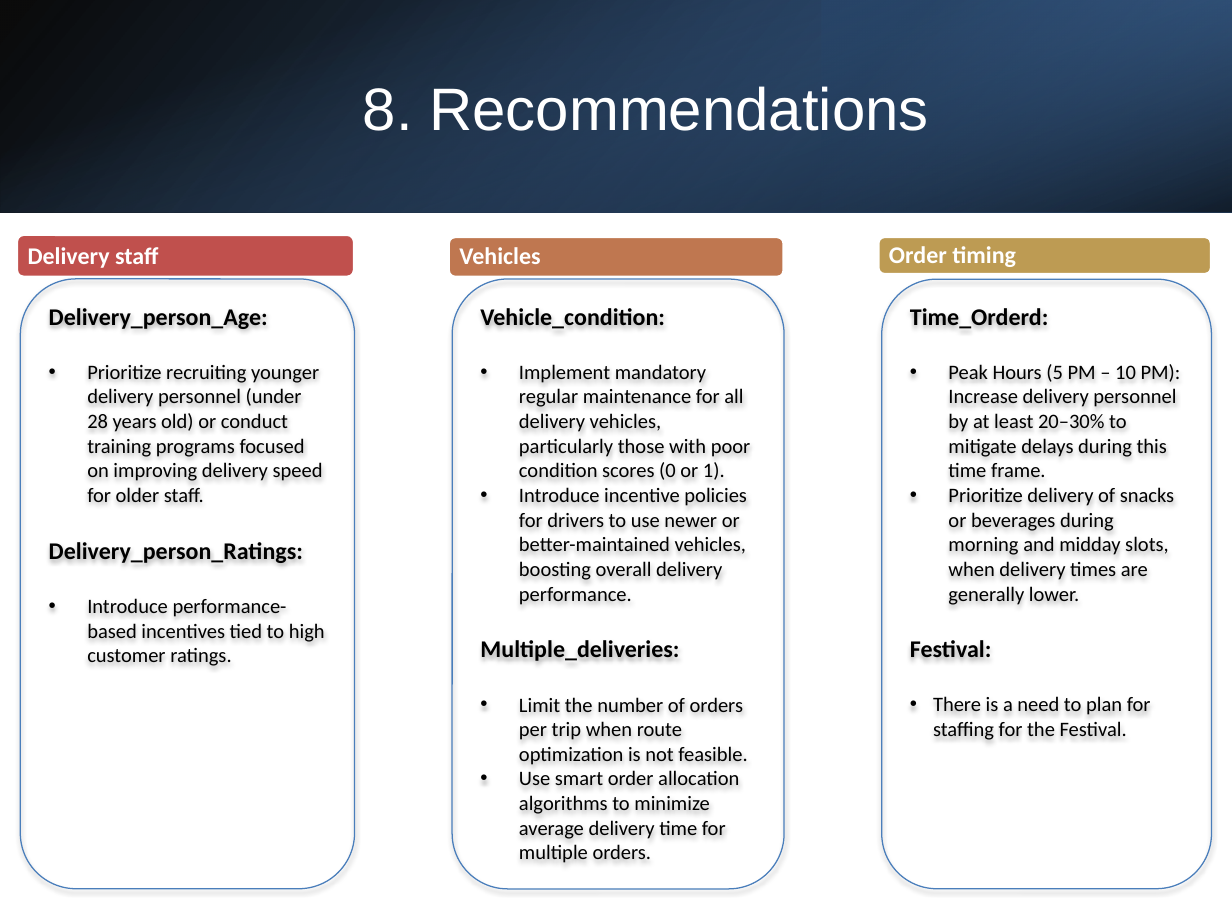
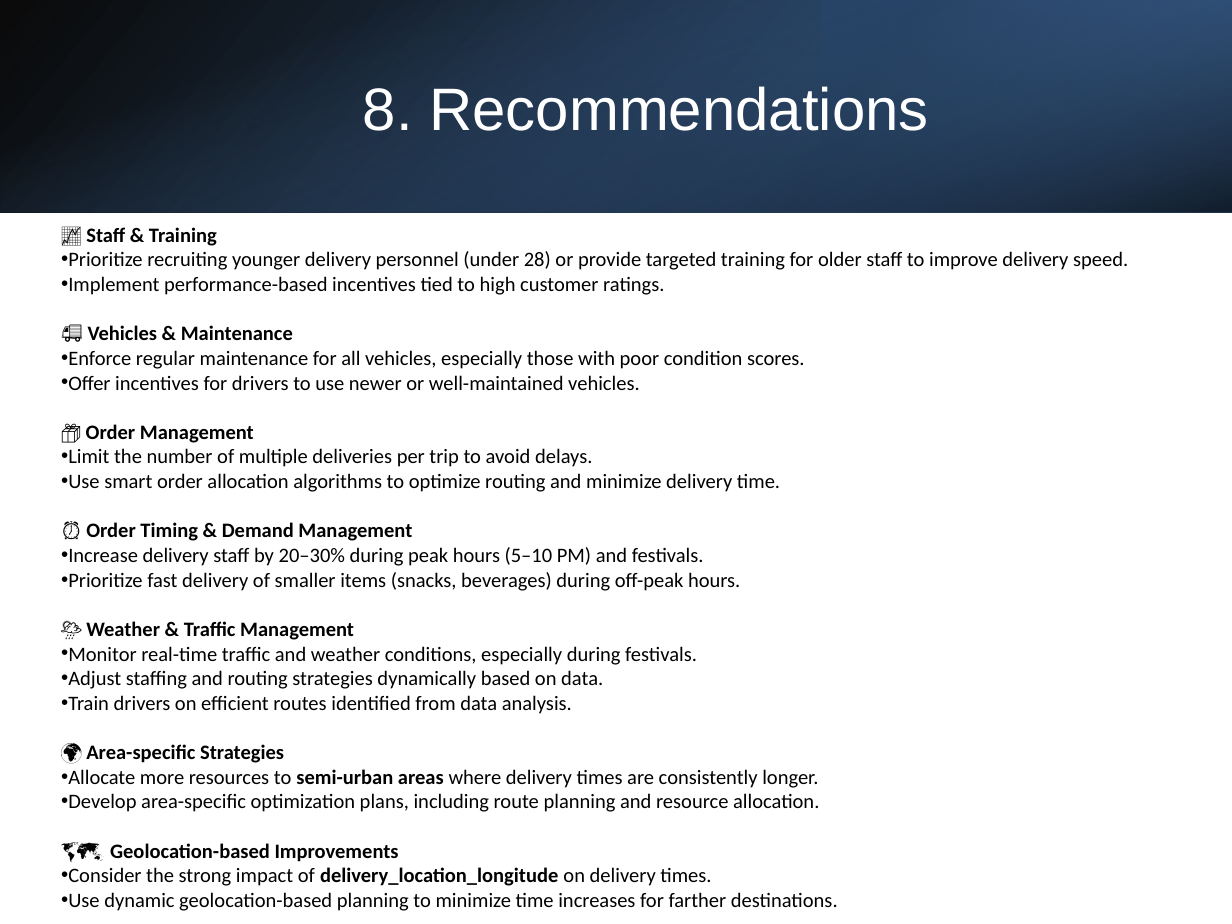
Before and after one commit to huynhvu0911/FinalProject_DeliveryOperation, a slide deck: slide 17 of Zomato_Delivery_Analysis_Final.pptx (slide 16 before the commit). Drawn at 1232x924 pixels with LibreOffice and Linux fonts; fonts in the diff are those of the drawing. Boxes give left, top, right and bottom in pixels: in the first picture for what was removed or moved away, otherwise in the second. Text is boxed around its words. In the diff, an @@ line names an element or a change of style, - is before the commit and + after.

```diff
--- a/Zomato_Delivery_Analysis_Final.pptx
+++ b/Zomato_Delivery_Analysis_Final.pptx
@@ rounded rectangle removed at bbox=[16, 234, 355, 277] @@
@@ text added at bbox=[68, 227, 1128, 911], 12 pt, text #000000 @@
+📈 Staff & Training
+• Prioritize recruiting younger delivery personnel (under 28) or provide targeted training for older staff to improve delivery speed.
+• Implement performance-based incentives tied to high customer ratings.
+🚚 Vehicles & Maintenance
+• Enforce regular maintenance for all vehicles, especially those with poor condition scores.
+• Offer incentives for drivers to use newer or well-maintained vehicles.
+📦 Order Management
+• Limit the number of multiple deliveries per trip to avoid delays.
+• Use smart order allocation algorithms to optimize routing and minimize delivery time.
+⏰ Order Timing & Demand Management
+• Increase delivery staff by 20–30% during peak hours (5–10 PM) and festivals.
+• Prioritize fast delivery of smaller items (snacks, beverages) during off-peak hours.
+🌦️ Weather & Traffic Management
+• Monitor real-time traffic and weather conditions, especially during festivals.
+• Adjust staffing and routing strategies dynamically based on data.
+• Train drivers on efficient routes identified from data analysis.
+🌍 Area-specific Strategies
+• Allocate more resources to semi-urban areas where delivery times are consistently longer.
+• Develop area-specific optimization plans, including route planning and resource allocation.
+🗺️ Geolocation-based Improvements
+• Consider the strong impact of delivery_location_longitude on delivery times.
+• Use dynamic geolocation-based planning to minimize time increases for farther destinations.
@@ rounded rectangle removed at bbox=[448, 237, 785, 277] @@
@@ rounded rectangle removed at bbox=[878, 237, 1212, 275] @@
@@ text removed at bbox=[28, 247, 159, 268] @@
-Delivery staff
@@ text removed at bbox=[459, 247, 540, 264] @@
-Vehicles
@@ text removed at bbox=[889, 246, 1016, 267] @@
-Order timing
@@ rounded rectangle removed at bbox=[21, 278, 355, 888] @@
-Delivery_person_Age:
-• Prioritize recruiting younger delivery personnel (under 28 years old) or conduct training programs focused on improving delivery speed for older staff.
-Delivery_person_Ratings:
-• Introduce performance-based incentives tied to high customer ratings.
@@ rounded rectangle removed at bbox=[452, 278, 784, 888] @@
-Vehicle_condition:
-• Implement mandatory regular maintenance for all delivery vehicles, particularly those with poor condition scores (0 or 1).
-• Introduce incentive policies for drivers to use newer or better-maintained vehicles, boosting overall delivery performance.
-Multiple_deliveries:
-• Limit the number of orders per trip when route optimization is not feasible.
-• Use smart order allocation algorithms to minimize average delivery time for multiple orders.
@@ rounded rectangle removed at bbox=[882, 280, 1212, 890] @@
-Time_Orderd:
-• Peak Hours (5 PM – 10 PM): Increase delivery personnel by at least 20–30% to mitigate delays during this time frame.
-• Prioritize delivery of snacks or beverages during morning and midday slots, when delivery times are generally lower.
-Festival:
-• There is a need to plan for staffing for the Festival.
```
Also in this commit, not shown: 3 other slides changed, 1 slide added, 1 slide removed.
